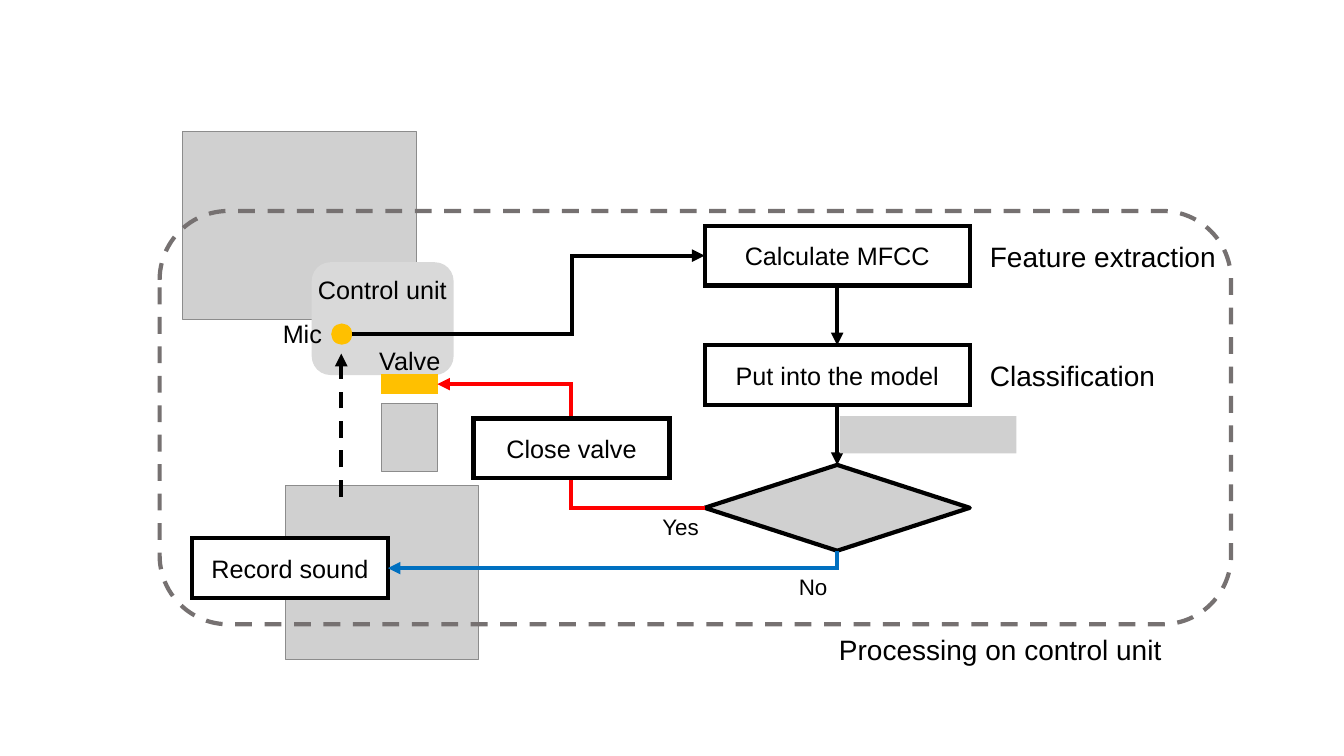
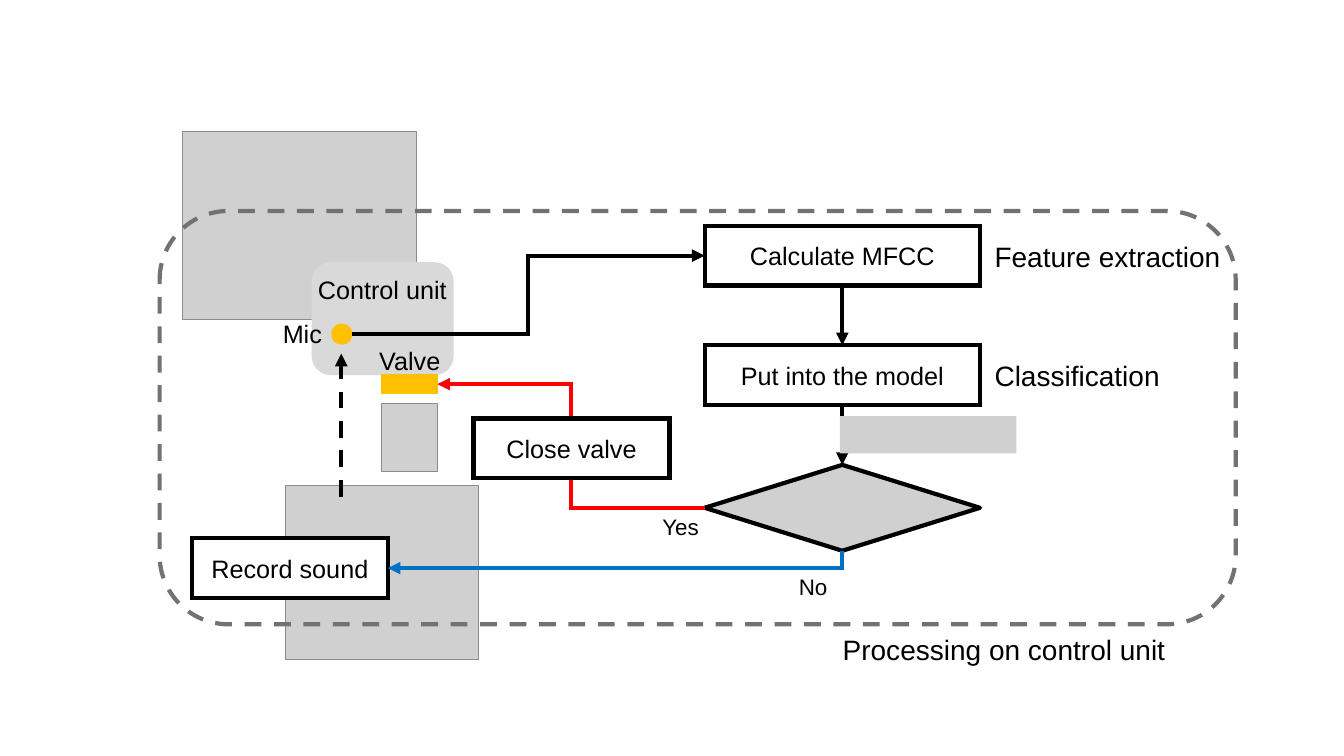
Before and after one commit to a2h1r0/lab, a slide deck: slide 1 of paper/water/figures/figures.pptx. Drawn at 1344x756 pixels with LibreOffice and Linux fonts; fonts in the diff are those of the drawing; grey boxes stand for pictures. Boxes give left, top, right and bottom in pixels: in the first picture for what was removed or moved away, otherwise in the second. Text is boxed around its words. In the diff, an @@ line names an element or a change of style, - is before the commit and + after.

```diff
--- a/paper/water/figures/figures.pptx
+++ b/paper/water/figures/figures.pptx
@@ rounded rectangle: place and size @@
-rounded rectangle at (159,211,1231,624)
+rounded rectangle at (159,211,1236,624)
@@ rectangle "Calculate MFCC": place and size @@
-rectangle "Calculate MFCC" at (705,226,970,285)
+rectangle "Calculate MFCC" at (705,226,980,285)
@@ text "Feature extraction": place and size @@
-text "Feature extraction" at (990,246,1215,268)
+text "Feature extraction" at (995,246,1220,268)
@@ elbow arrow (352, 334) - (705, 256): route changed @@
@@ rectangle "Put into the model": place and size @@
-rectangle "Put into the model" at (705,345,970,404)
+rectangle "Put into the model" at (705,345,980,404)
@@ text "Classification": place and size @@
-text "Classification" at (990,365,1155,387)
+text "Classification" at (995,365,1160,387)
@@ 2 arrows, 1 text: place and size @@
-2 arrows, 1 text at (838,285,1161,665)
+2 arrows, 1 text at (843,285,1165,665)
@@ picture: place and size @@
-picture at (705,465,970,551)
+picture at (705,465,980,551)
@@ elbow arrow moved from (838, 551) - (388, 569) to (843, 551) - (388, 569) @@
```
Also in this commit, not shown: 2 other files.
